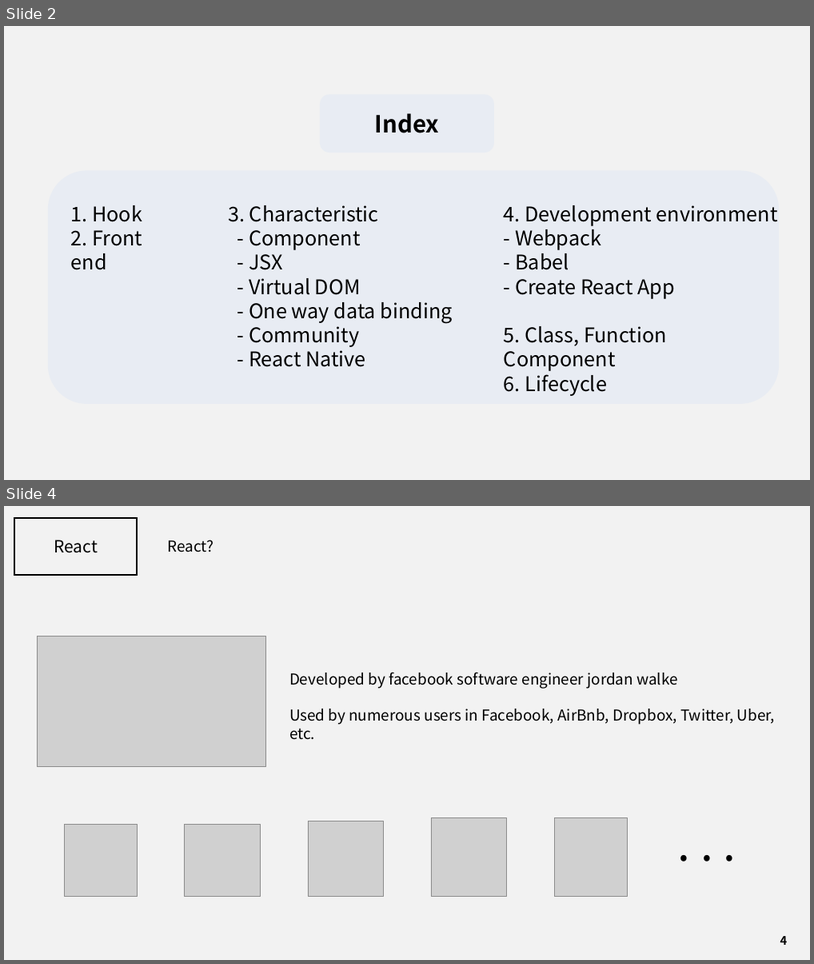
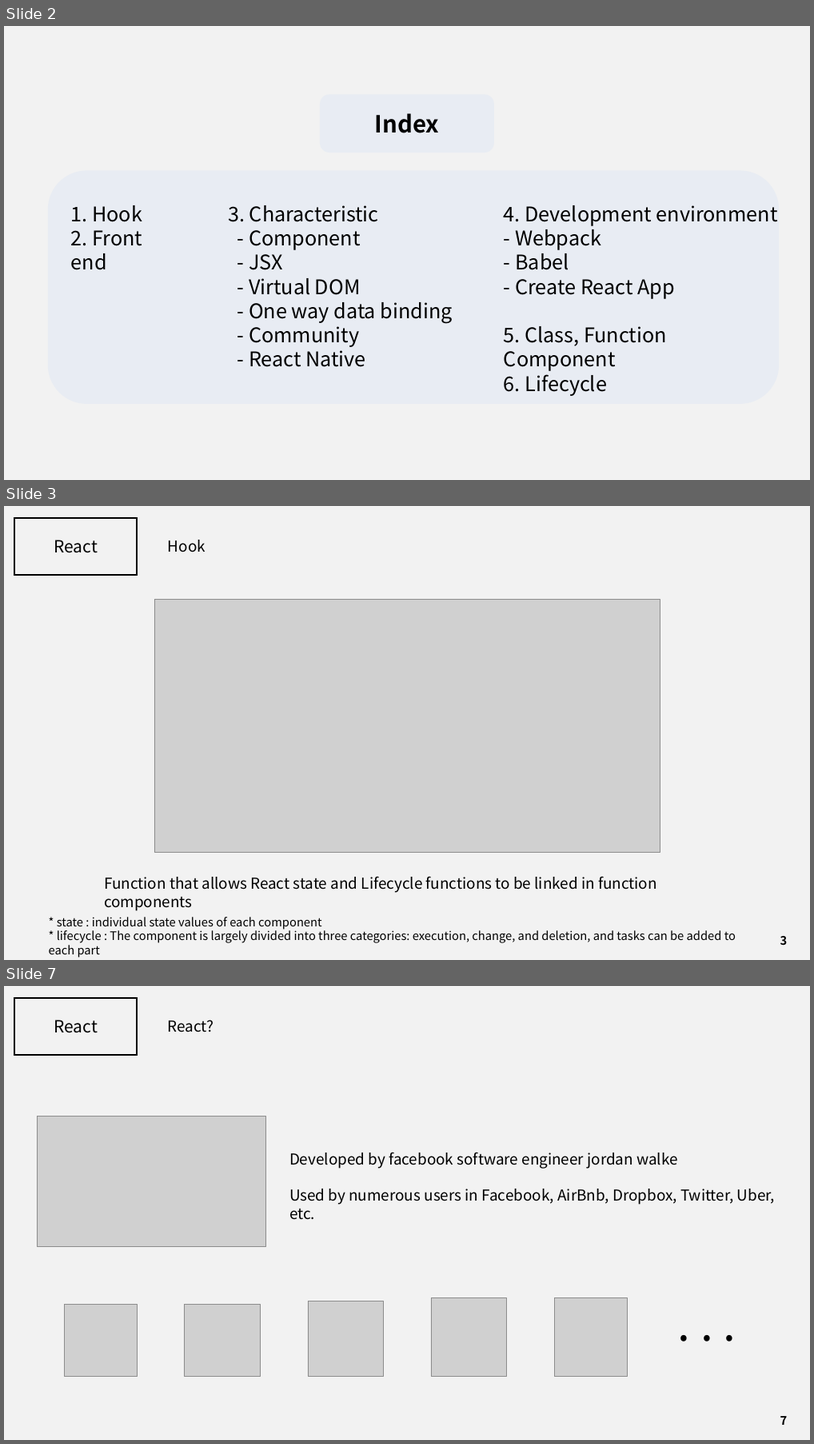
Before and after one commit to J3SUNG/Seminar, a slide deck: 210210_React_2.pptx. Shown one above the other, each under a label of ours: slides 2 and 4 before the commit, slides 2, 3 and 7 after it; the slides between them are not shown. The pictures are 814x964 and 814x1444 pixels, drawn with LibreOffice and Linux fonts; fonts in the diff are those of the drawing; grey boxes stand for pictures. Boxes give left, top, right and bottom in pixels: in the first picture for what was removed or moved away, otherwise in the second. Text is boxed around its words. In the diff, an @@ line names an element or a change of style, - is before the commit and + after.

Commit message:
21-02-11-02

```diff
--- a/210210_React_2.pptx
+++ b/210210_React_2.pptx
@@ slide 3 added at (4, 506, 810, 960), background #F2F2F2 @@
@@ rectangle added at (14, 518, 137, 574), outline #000000 2 pt @@
@@ text added at (54, 540, 98, 553), 20 pt, text #000000 @@
+React
@@ text added at (168, 540, 206, 552), 18 pt, text #000000 @@
+Hook
@@ picture added at (154, 599, 660, 852) @@
@@ text added at (104, 876, 658, 892), 18 pt, text #000000 @@
+Function that allows React state and Lifecycle functions to be linked in function components
@@ text added at (49, 916, 736, 957), 14 pt, text #000000 @@
+* state : individual state values of each component
+* lifecycle : The component is largely divided into three categories: execution, change, and deletion, and tasks can be added to each part
@@ page number added at (781, 936, 788, 944), 14 pt, text #000000, bold @@
+3
@@ what was slide 4 is now slide 7 @@
@@ page number at (781, 1416, 788, 1424): text changed @@
-4
+7
```
Also in this commit, not shown: 1 slide changed, 3 other slides added, 1 slide removed.
